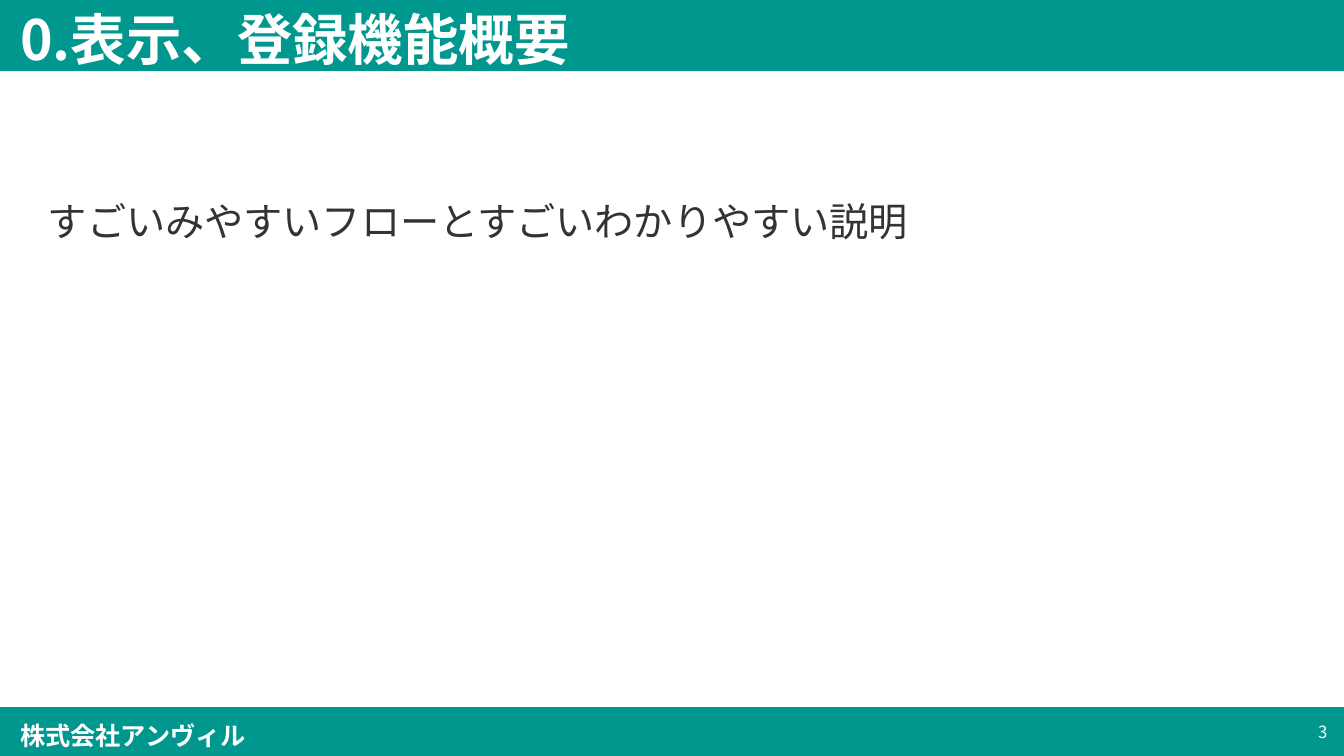
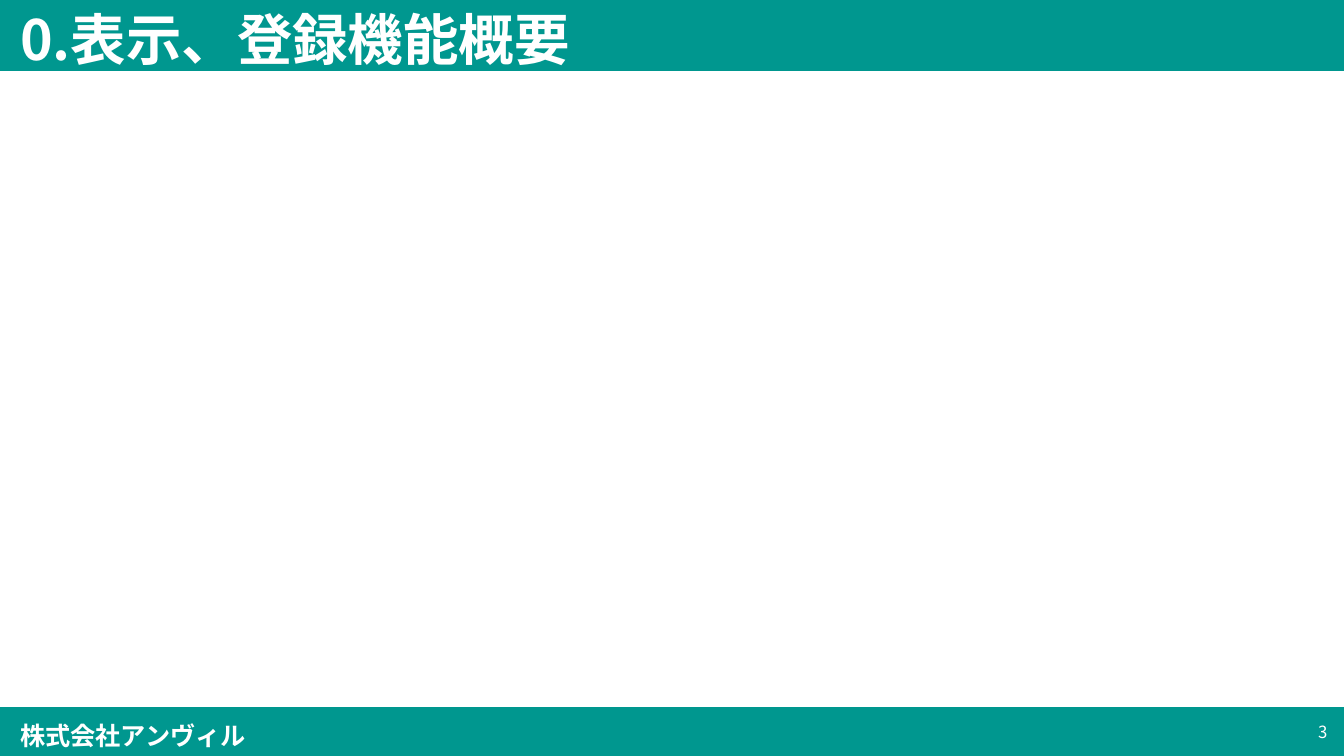
Before and after one commit to simada-anvil/trainingSample, a slide deck: slide 3 of trainingSample/[Anvil]プログラミング入門(仮題) (第1.0版) .pptx. Drawn at 1344x756 pixels with LibreOffice and Linux fonts; fonts in the diff are those of the drawing; background and template pictures are left out. Boxes give left, top, right and bottom in pixels: in the first picture for what was removed or moved away, otherwise in the second. Text is boxed around its words. In the diff, an @@ line names an element or a change of style, - is before the commit and + after.

```diff
--- a/trainingSample/[Anvil]プログラミング入門(仮題) (第1.0版) .pptx
+++ b/trainingSample/[Anvil]プログラミング入門(仮題) (第1.0版) .pptx
@@ text removed at (48, 203, 908, 239) @@
-すごいみやすいフローとすごいわかりやすい説明
```
Also in this commit, not shown: 4 other slides changed, 2 slides added, 1 slide removed, 1 other file.
